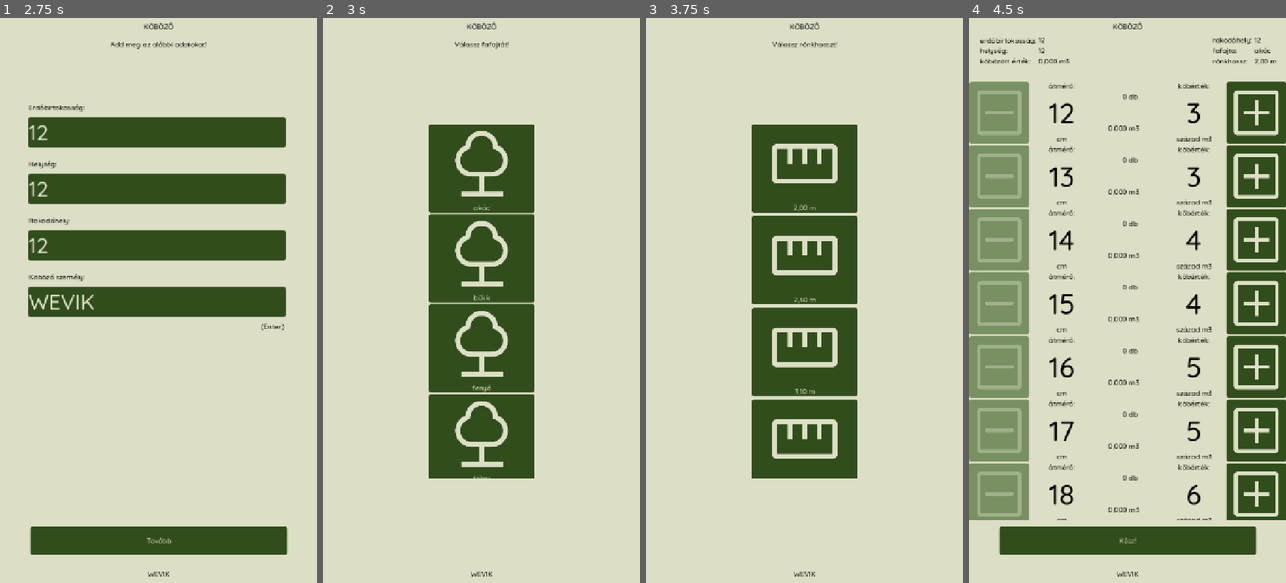
Above: before the commit, frames 1-4 (left to right).
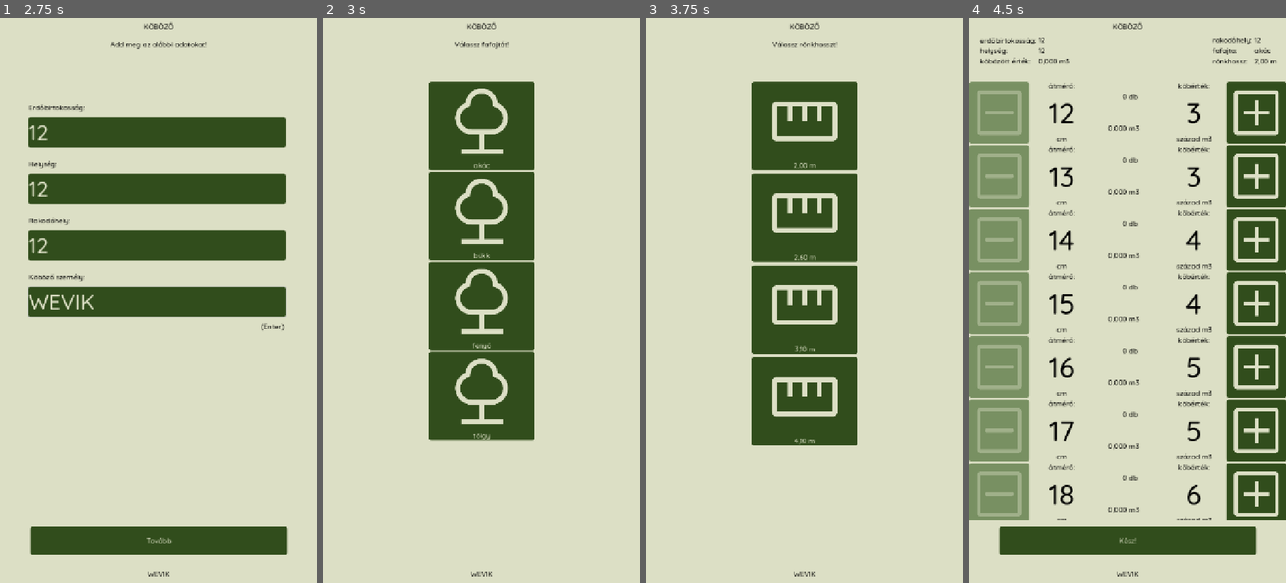
Above: after the commit, the same moments.

Repository: rolika/kob_g
Game: Godot game, scene res://main.tscn
The game is run twice, just before and just after one commit, with the same random seed, the same clock (stepped at 60 frames per second) and the same inputs.
Inputs (mouse positions are in pixels of both pictures, inside the frame that each line leads up to):
- Up to frame 1 (2.75 s): click "Új köbözés indítása" at 0.5 s; click (155, 131) at 1.27 s; type "12" at 1.35 s; click (155, 187) at 1.5 s; type "12" at 1.58 s; click (155, 244) at 1.73 s; type "12" at 1.82 s; click (155, 300) at 2.02 s; type "WEVIK" at 2.1 s
- Up to frame 2 (3 s): click "Tovább" at 2.75 s
- Up to frame 3 (3.75 s): click "akác" at 3.5 s
- Up to frame 4 (4.5 s): click "2,00 m" at 4.25 s

Frame 1 is identical in both runs. In frame 2, 8.6% of the frame differs, in the area x 33-67%, y 11-82%; in frame 3, 10%; in frame 4, nothing differs.

Commit message:
resize type & length option scrollboxes

Diff:
--- a/scenes/length_options.tscn
+++ b/scenes/length_options.tscn
@@ -25,9 +25,9 @@
 [node name="ScrollContainer" type="ScrollContainer" parent="."]
 custom_minimum_size = Vector2(240, 800)
 offset_left = 240.0
-offset_top = 240.0
+offset_top = 144.0
 offset_right = 480.0
-offset_bottom = 1040.0
+offset_bottom = 1136.0
 horizontal_scroll_mode = 0
 vertical_scroll_mode = 3
 
--- a/scenes/type_options.tscn
+++ b/scenes/type_options.tscn
@@ -25,9 +25,9 @@
 [node name="ScrollContainer" type="ScrollContainer" parent="."]
 custom_minimum_size = Vector2(240, 800)
 offset_left = 240.0
-offset_top = 240.0
+offset_top = 144.0
 offset_right = 480.0
-offset_bottom = 1040.0
+offset_bottom = 1136.0
 horizontal_scroll_mode = 0
 vertical_scroll_mode = 3
 
